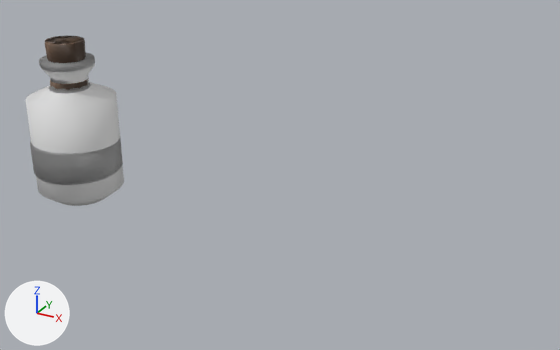
What one commit did to the Blender file UnityPackage/bottles.blend.
Before and after are seen from a camera (50 mm lens) standing at (1.427, -1.451, 0.92) and looking at (0.614, 0.027, 0.181). Lighting does not change. The marker at lower left points along +X, +Y and +Z.

Objects in the first picture: 'Bottle_000', 'Bottle_001', 'Bottle_002', 'Bottle_003'.
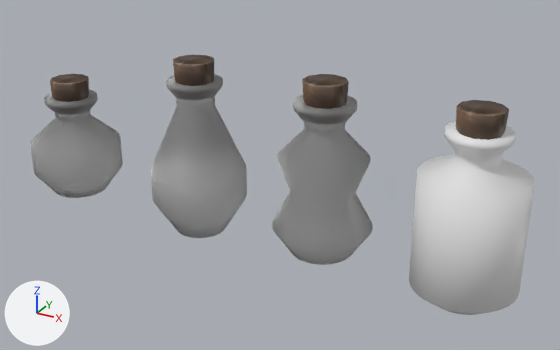
Boxes [x1, y1, x2, y2] around the edits, measured in the pictures (560 x 350 px):
'Bottle_003', moved: before [26, 40, 124, 206]; after [409, 100, 535, 315]
'Bottle_002', moved: before [39, 36, 95, 93]; after [272, 74, 373, 265]
'Bottle_001', moved: before [31, 35, 94, 155]; after [150, 55, 247, 238]
'Bottle_000', unchanged, uncovered by the edit: before [30, 78, 123, 185]; after [30, 74, 123, 198]

The change, as a list of edits to the scene's bpy script:
```text
Change ob_bottle_001:
    ob_bottle_001.location: (0.0, 0.0, 0.0) -> (0.4, 0.0, 0.0)
Change ob_bottle_002:
    ob_bottle_002.location: (0.0, 0.0, 0.0) -> (0.74, 0.0, 0.0)
Change ob_bottle_003:
    ob_bottle_003.location: (0.0, 0.0, 0.0) -> (1.08, 0.0, 0.0)
```
